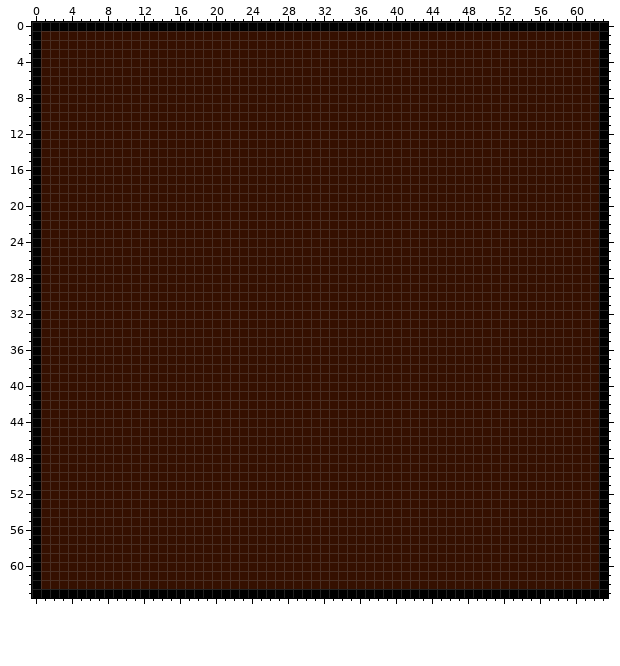
A pixel-art file gets an edit: Resources/Images/Decorations/Wood Table/wood_table_messy.ase. This is how it looked before the edit.
64x64 pixels, 1 frame.
The result:
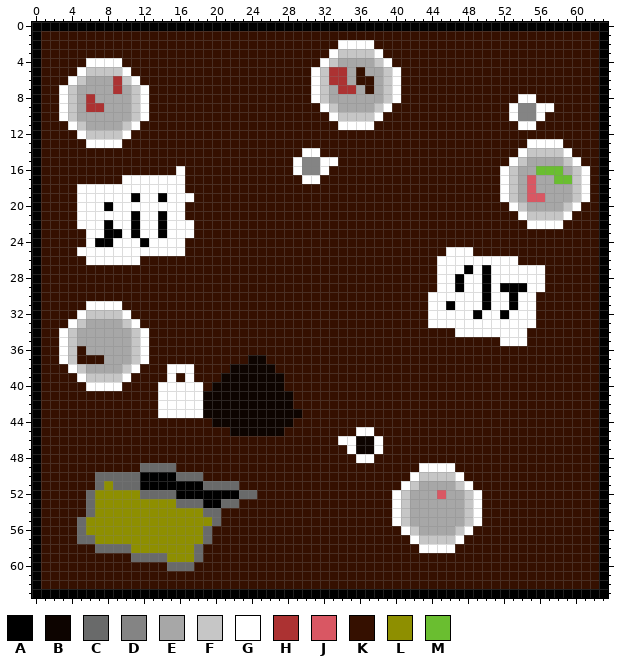
Palette (. is transparent): A #000000  B #0d0400  C #696a6a  D #848484  E #a7a7a7  F #c6c6c6  G #ffffff  H #ac3232  J #d95763  K #351000  L #8e8f00  M #6abe30
The edit:
layer "Layer 2" added
Changed rows in their new state; - is an unchanged pixel.
Layer "Layer 2":
first column x 3:
 2 -------------------------------GGGG------------------------
 3 ------------------------------GFFFFG-----------------------
 4 ---GGGG----------------------GFEEEEFG----------------------
 5 --GFFFFG--------------------GFHHE-EEFG---------------------
 6 -GFEEEHFG-------------------GFHHE--EFG---------------------
 7 GFEEEEHEFG------------------GFEHHE-EFG---------------------
 8 GFEHEEEEFG------------------GFEEEEEEFG-------------GG------
 9 GFEHHEEEFG-------------------GFEEEEFG-------------GDDGG----
10 GFEEEEEEFG--------------------GFFFFG--------------GDDG-----
11 -GFEEEEFG----------------------GGGG----------------GG------
12 --GFFFFG---------------------------------------------------
13 ---GGGG---------------------------------------------GGGG---
14 ---------------------------GG----------------------GFFFFG--
15 --------------------------GDDGG-------------------GFEEEEFG-
16 -------------G------------GDDG-------------------GFEEMMMEFG
17 -------GGGGGGG-------------GG--------------------GFEJEEMMFG
18 --GGGGGGGGGGGG-----------------------------------GFEJEEEEFG
19 --GGGGGGAGGAGGG----------------------------------GFEJJEEEFG
20 --GGGAGGGGGGGG------------------------------------GFEEEEFG-
21 --GGGGGGAGGAGG-------------------------------------GFFFFG--
22 --GGGAGGAGGAGGG-------------------------------------GGGG---
23 ---GGAAGAGGAGGG--------------------------------------------
24 ---GAAGGGAGGGG---------------------------------------------
25 --GGGGGGGGGGGG-----------------------------GGG-------------
26 ---GGGGGG---------------------------------GGGGGGGGG--------
27 ------------------------------------------GGGAGAGGGGGG-----
28 ------------------------------------------GGAGGAGGGGGG-----
29 ------------------------------------------GGAGGAGAAAGG-----
30 -----------------------------------------GGGGGGAGGAGG------
31 ---GGGG----------------------------------GGAGGGAGGAGG------
32 --GFFFFG---------------------------------GGGGGAGGAGGG------
33 -GFEEEEFG--------------------------------GGGGGGGGGGGG------
34 GFEEEEEEFG----------------------------------GGGGGGGG-------
35 GFEEEEEEFG---------------------------------------GGG-------
36 GF-EEEEEFG-------------------------------------------------
37 GF---EEEFG-----------BB------------------------------------
38 -GFEEEEFG---GGG----BBBBB-----------------------------------
39 --GFFFFG----G-G---BBBBBBB----------------------------------
40 ---GGGG----GGGGG-BBBBBBBB----------------------------------
41 -----------GGGGGBBBBBBBBBB---------------------------------
42 -----------GGGGGBBBBBBBBBB---------------------------------
43 -----------GGGGGBBBBBBBBBBB--------------------------------
44 -----------------BBBBBBBBB---------------------------------
45 -------------------BBBBBB--------GG------------------------
46 -------------------------------GGBBG-----------------------
47 --------------------------------GBBG-----------------------
48 ---------------------------------GG------------------------
49 ---------CCCC---------------------------GGGG---------------
50 ----CCCCCAAAACCC-----------------------GFFFFG--------------
51 ----CLCCCAAAAAAACCCC------------------GFEEEEFG-------------
52 ---CLLLLLCCCCAAAAAAACC---------------GFEEEJEEFG------------
53 ---CLLLLLLLLLCCCAACC-----------------GFEEEEEEFG------------
54 ---CLLLLLLLLLLLLCC-------------------GFEEEEEEFG------------
55 --CLLLLLLLLLLLLLLC-------------------GFEEEEEEFG------------
56 --CLLLLLLLLLLLLLC---------------------GFEEEEFG-------------
57 --CCLLLLLLLLLLLLC----------------------GFFFFG--------------
58 ----CCCCLLLLLLLC------------------------GGGG---------------
59 --------CCCCLLLC-------------------------------------------
60 ------------CCC--------------------------------------------
